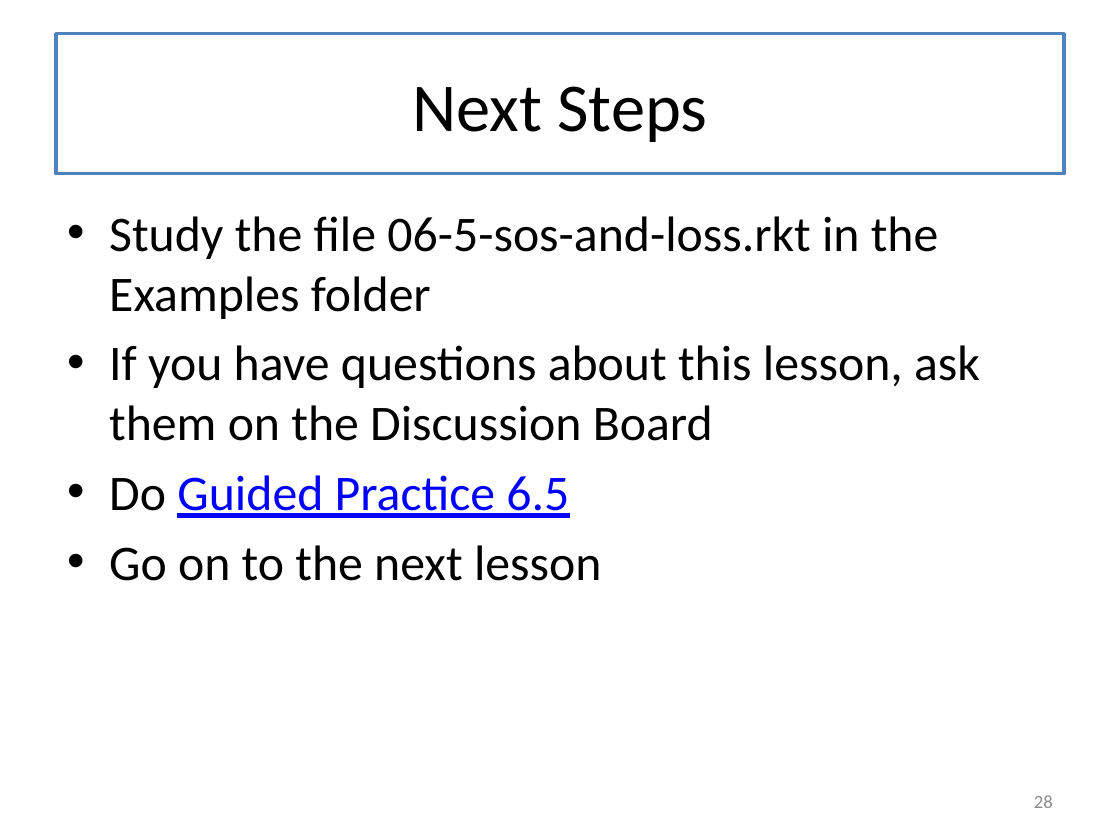
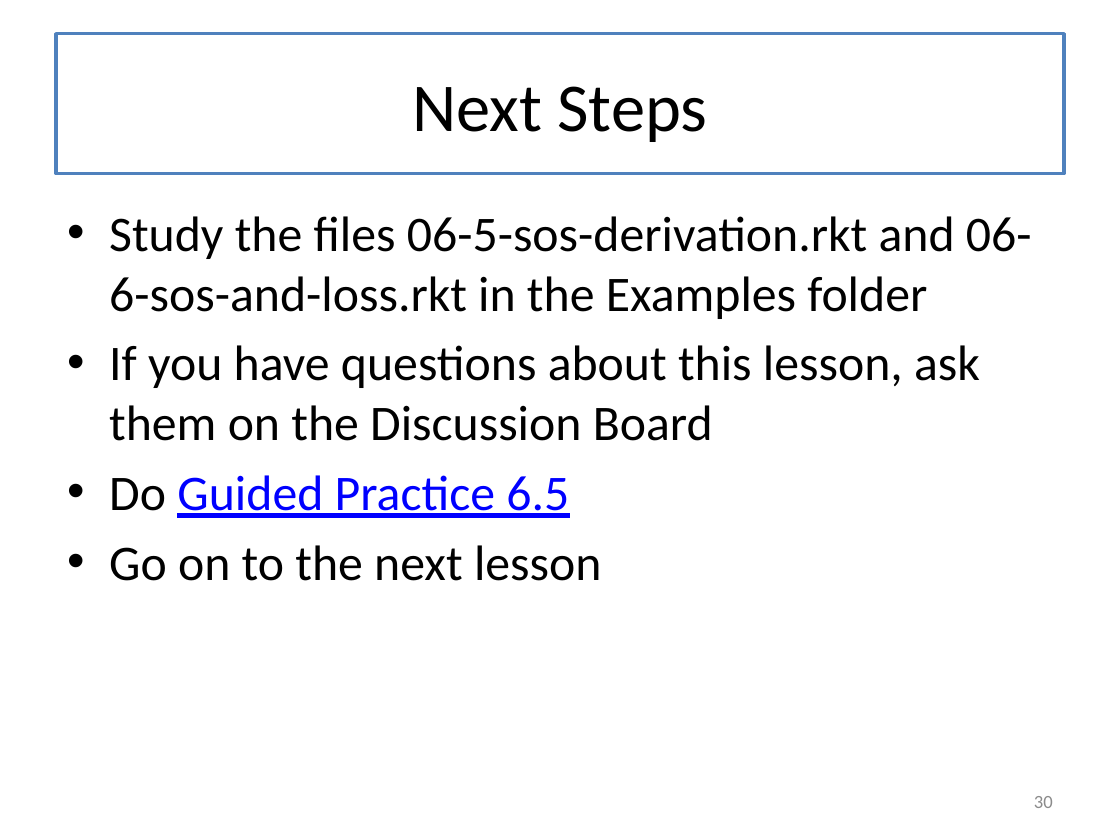
Before and after one commit to mwand/cs5010f16, a slide deck: slide 30 of Slides/Lesson 6.5 Lists of Lists.pptx (slide 28 before the commit). Drawn at 1120x840 pixels with LibreOffice and Linux fonts; fonts in the diff are those of the drawing. Boxes give left, top, right and bottom in pixels: in the first picture for what was removed or moved away, otherwise in the second. Text is boxed around its words. In the diff, an @@ line names an element or a change of style, - is before the commit and + after.

```diff
--- a/Slides/Lesson 6.5 Lists of Lists.pptx
+++ b/Slides/Lesson 6.5 Lists of Lists.pptx
@@ text at [109, 216, 1032, 319]: text changed @@
-• Study the file 06-5-sos-and-loss.rkt in the Examples folder
+• Study the files 06-5-sos-derivation.rkt and 06-6-sos-and-loss.rkt in the Examples folder
@@ page number at [1034, 796, 1053, 808]: text changed @@
-28
+30
```
Also in this commit, not shown: 1 other slide changed, 2 slides added, 7 other files.
